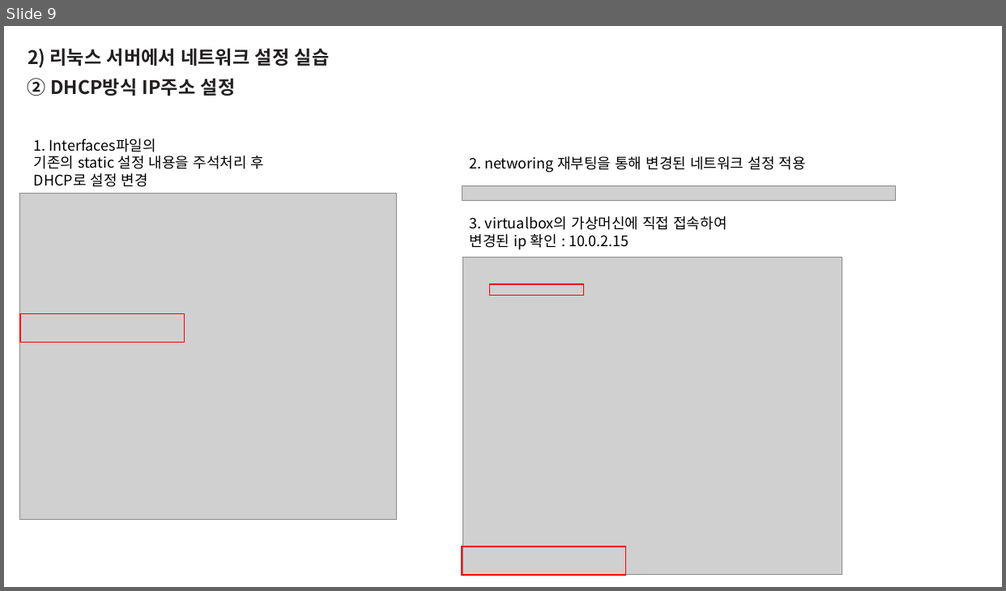
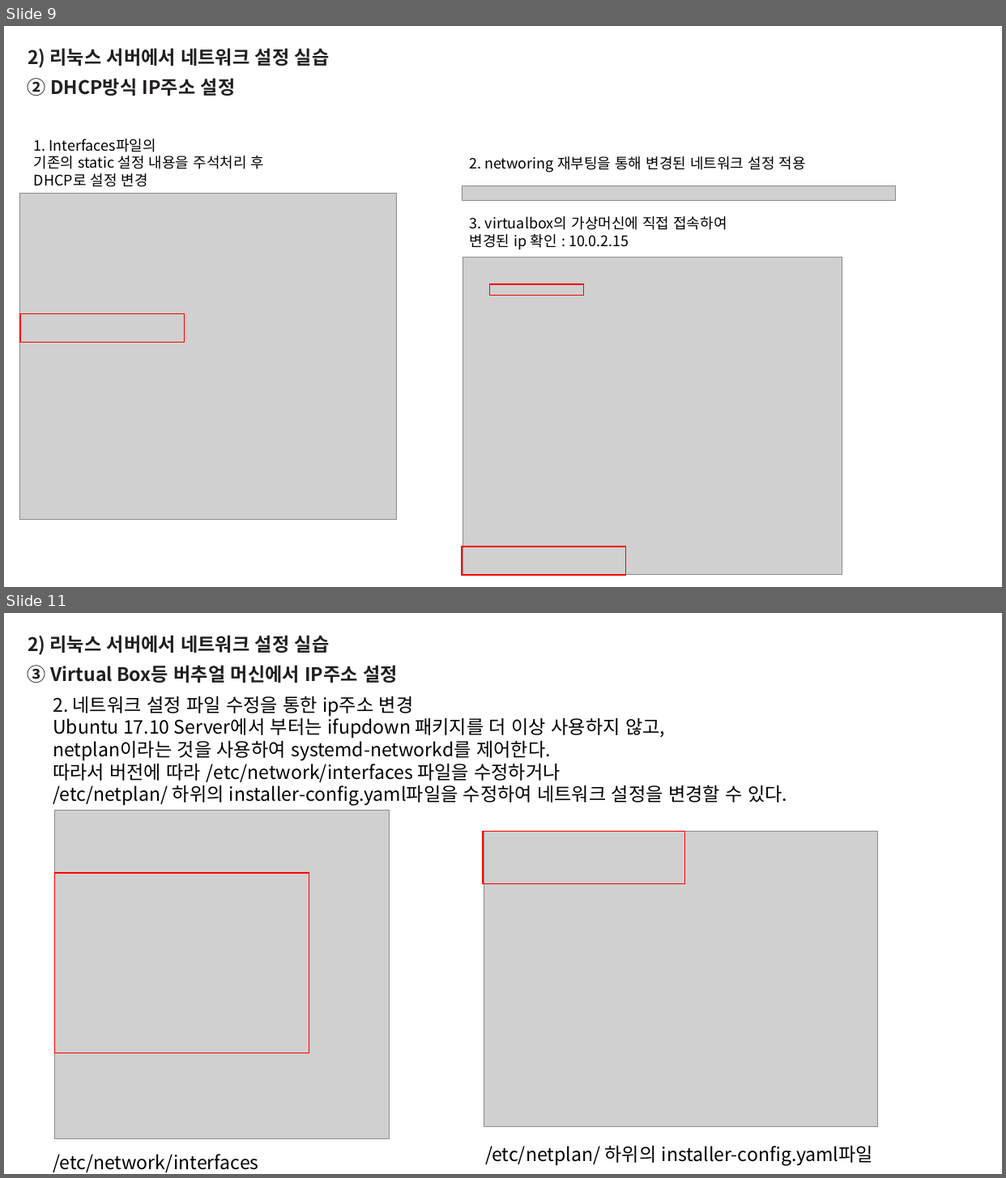
Before and after one commit to blueduckgraymouse/KOPO_SoftwareCoding, a slide deck: 리눅스 프로그래밍 수업/7강/35_임현덕_20220411.pptx. Shown one above the other, each under a label of ours: slide 9 before the commit, slides 9 and 11 after it; the slides between them are not shown. The pictures are 1006x591 and 1006x1178 pixels, drawn with LibreOffice and Linux fonts; fonts in the diff are those of the drawing; grey boxes stand for pictures. Boxes give left, top, right and bottom in pixels: in the first picture for what was removed or moved away, otherwise in the second. Text is boxed around its words. In the diff, an @@ line names an element or a change of style, - is before the commit and + after.

```diff
--- a/리눅스 프로그래밍 수업/7강/35_임현덕_20220411.pptx
+++ b/리눅스 프로그래밍 수업/7강/35_임현덕_20220411.pptx
@@ slide 11 added at (x1=4, y1=613, x2=1002, y2=1174), background #FFFFFF @@
@@ text added at (x1=27, y1=635, x2=330, y2=655), 18 pt, text #221F1F, bold @@
+2) 리눅스 서버에서 네트워크 설정 실습
@@ text added at (x1=27, y1=665, x2=398, y2=683), 18 pt, text #221F1F, bold @@
+③ Virtual Box등 버추얼 머신에서 IP주소 설정
@@ text added at (x1=53, y1=696, x2=787, y2=806), 18 pt, text #000000 @@
+2. 네트워크 설정 파일 수정을 통한 ip주소 변경
+Ubuntu 17.10 Server에서 부터는 ifupdown 패키지를 더 이상 사용하지 않고,
+netplan이라는 것을 사용하여 systemd-networkd를 제어한다.
+따라서 버전에 따라 /etc/network/interfaces 파일을 수정하거나
+/etc/netplan/ 하위의 installer-config.yaml파일을 수정하여 네트워크 설정을 변경할 수 있다.
@@ picture added at (x1=55, y1=811, x2=390, y2=1140) @@
@@ picture added at (x1=484, y1=831, x2=878, y2=1127) @@
@@ rectangle added at (x1=484, y1=831, x2=685, y2=884), outline #FF0000 1 pt @@
@@ rectangle added at (x1=55, y1=873, x2=309, y2=1053), outline #FF0000 1 pt @@
@@ text added at (x1=485, y1=1146, x2=873, y2=1166), 18 pt, text #000000 @@
+/etc/netplan/ 하위의 installer-config.yaml파일
@@ text added at (x1=53, y1=1154, x2=258, y2=1173), 18 pt, text #000000 @@
+/etc/network/interfaces 파일
```
Also in this commit, not shown: 2 slides changed, 16 other slides added, 3 slides removed.
